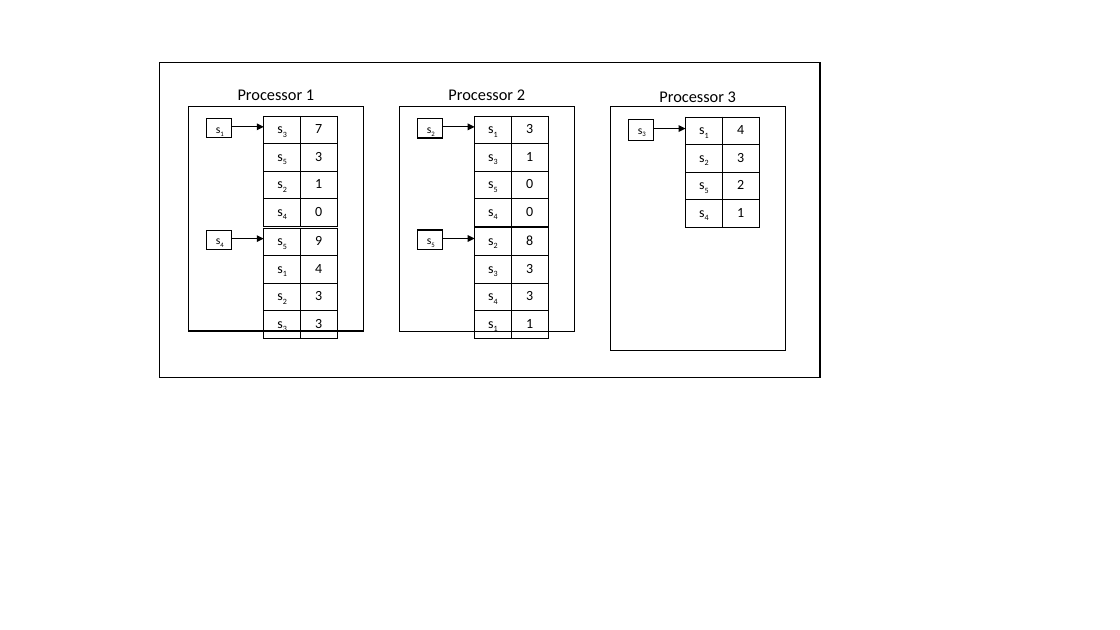
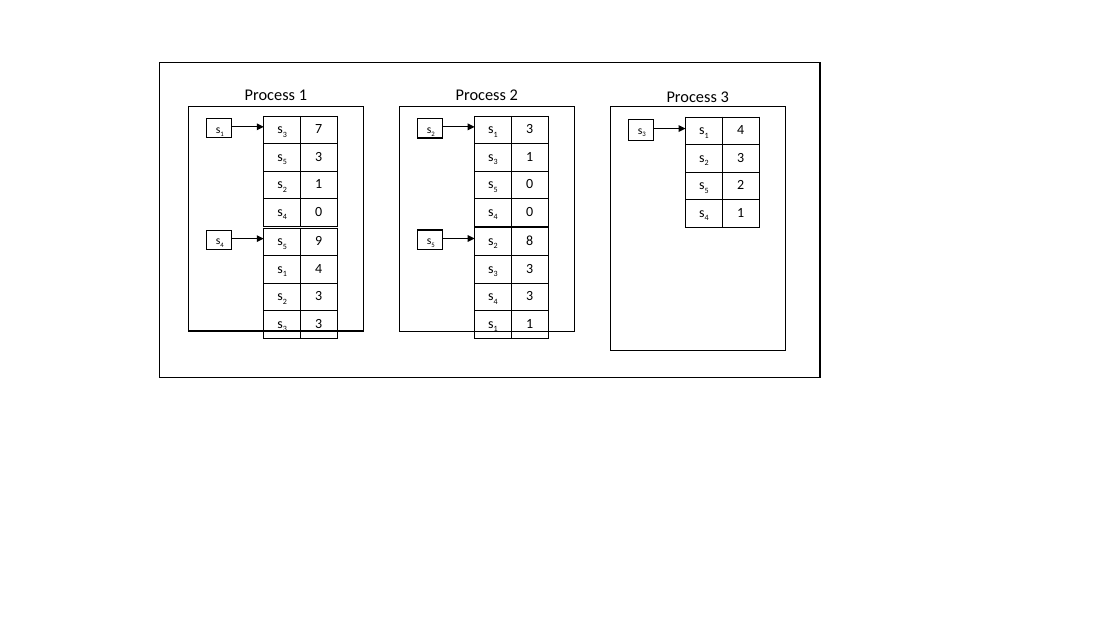
Before and after one commit to sumitkrpandit/DNASequencing, a slide deck: slide 2 of plots/Images.pptx. Drawn at 1120x630 pixels with LibreOffice and Linux fonts; fonts in the diff are those of the drawing. Boxes give left, top, right and bottom in pixels: in the first picture for what was removed or moved away, otherwise in the second. Text is boxed around its words. In the diff, an @@ line names an element or a change of style, - is before the commit and + after.

```diff
--- a/plots/Images.pptx
+++ b/plots/Images.pptx
@@ text at bbox=[245, 89, 307, 100]: text changed @@
-Processor 1
+Process 1
@@ text at bbox=[456, 89, 518, 100]: text changed @@
-Processor 2
+Process 2
@@ text at bbox=[667, 91, 729, 107]: text changed @@
-Processor 3
+Process 3
```
Also in this commit, not shown: 2 other slides changed, 2 slides added, 14 other files.
